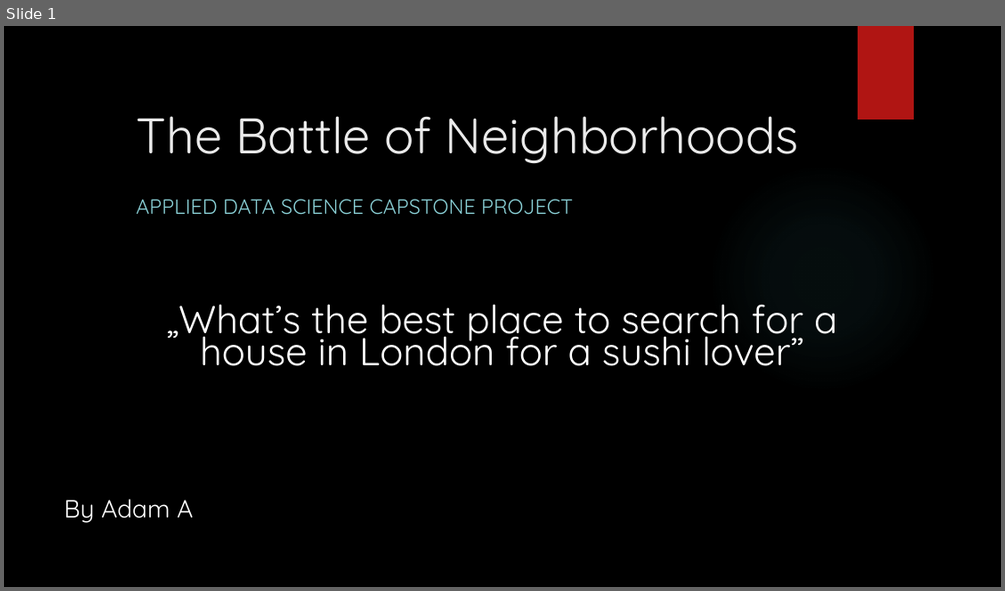
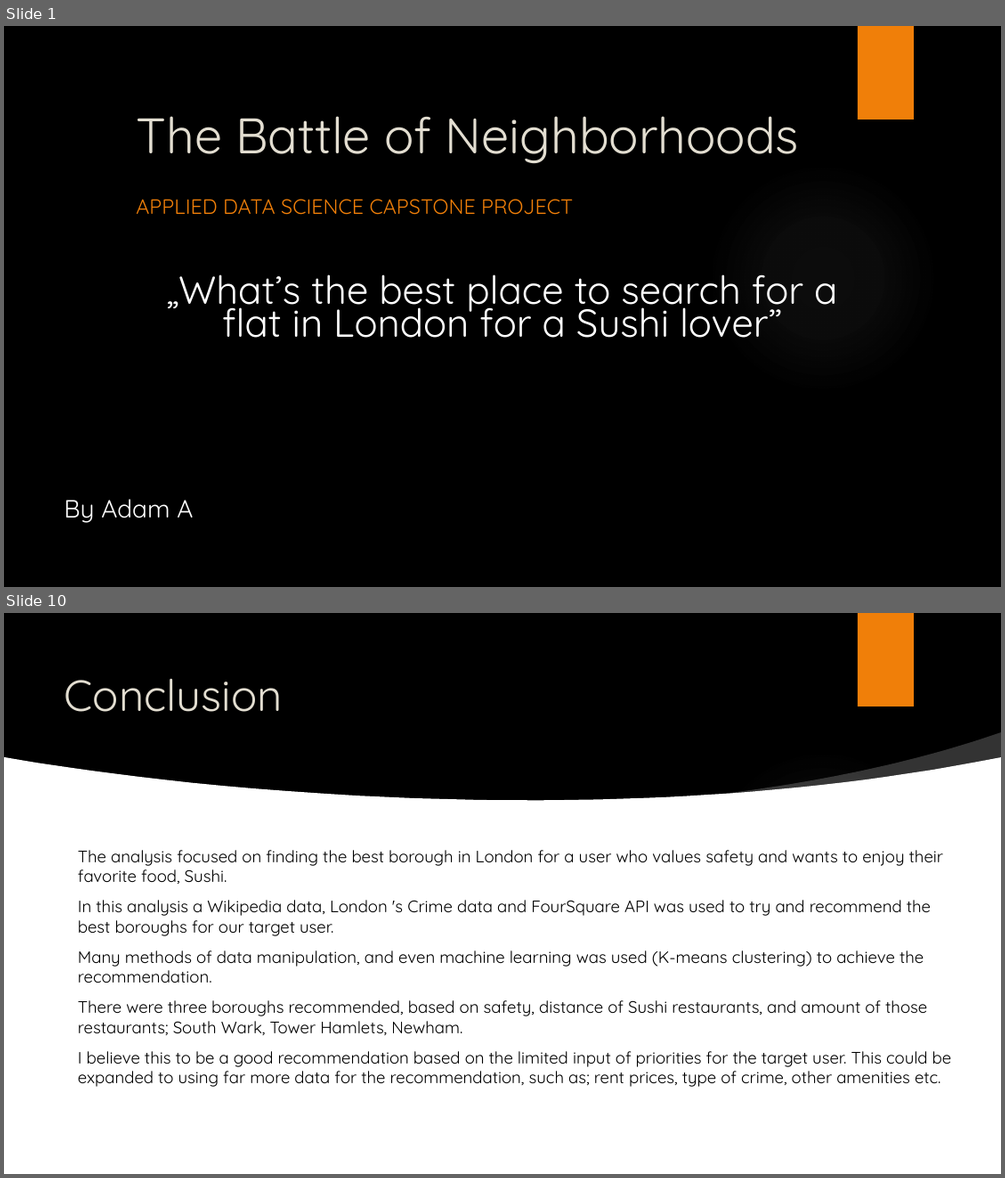
Before and after one commit to adam-abr/Coursera_Capstone, a slide deck: Capstone_Project/The Battle of Neighborhoods.pptx. Shown one above the other, each under a label of ours: slide 1 before the commit, slides 1 and 10 after it; the slides between them are not shown. The pictures are 1005x591 and 1005x1178 pixels, drawn with LibreOffice and Linux fonts; fonts in the diff are those of the drawing; background and template pictures are left out. Boxes give left, top, right and bottom in pixels: in the first picture for what was removed or moved away, otherwise in the second. Text is boxed around its words. In the diff, an @@ line names an element or a change of style, - is before the commit and + after.

```diff
--- a/Capstone_Project/The Battle of Neighborhoods.pptx
+++ b/Capstone_Project/The Battle of Neighborhoods.pptx
@@ slide 10 added at (x1=4, y1=613, x2=1001, y2=1174), background picture (left out); not listed: 2 template elements that a slide beside it also shows @@
@@ text added at (x1=65, y1=678, x2=283, y2=712), 42 pt, text #E3DED1 @@
+Conclusion
@@ freeform shape added at (x1=718, y1=732, x2=1001, y2=800), fill #FFFFFF at 20% opacity @@
@@ freeform shape added at (x1=4, y1=757, x2=1001, y2=986), fill #FFFFFF @@
@@ text added at (x1=78, y1=850, x2=952, y2=1086), 16 pt, text #000000 @@
+  The analysis focused on finding the best borough in London for a user who values safety and wants to enjoy their favorite food, Sushi.
+  In this analysis a Wikipedia data, London 's Crime data and FourSquare API was used to try and recommend the best boroughs for our target user.
+  Many methods of data manipulation, and even machine learning was used (K-means clustering) to achieve the recommendation.
+  There were three boroughs recommended, based on safety, distance of Sushi restaurants, and amount of those restaurants; South Wark, Tower Hamlets, Newham.
+  I believe this to be a good recommendation based on the limited input of priorities for the target user. This could be expanded to using far more data for the recommendation, such as; rent prices, type of crime, other amenities etc.
@@ rectangle added at (x1=4, y1=933, x2=1001, y2=1174), fill #FFFFFF @@
@@ slide 1 changed as well @@
@@ rectangle at (x1=858, y1=26, x2=914, y2=119): fill #B01513 to #F07F09 @@
@@ title "The Battle of Neighborhoods" at (x1=136, y1=116, x2=799, y2=164): text colour #EBEBEB to #E3DED1 @@
@@ ellipse at (x1=708, y1=163, x2=938, y2=394): fill gradient #50B9C1 to gradient #ADADAD @@
@@ subtitle "APPLIED DATA SCIENCE CAPSTONE PROJECT" at (x1=136, y1=199, x2=573, y2=215): text colour #8AD0D6 to #F07F09 @@
@@ text at (x1=166, y1=274, x2=837, y2=338): text changed @@
-„What’s the best place to search for a house in London for a sushi lover”
+„What’s the best place to search for a flat in London for a Sushi lover”
```
Also in this commit, not shown: 2 other slides changed, 6 other slides added, 2 other files.
